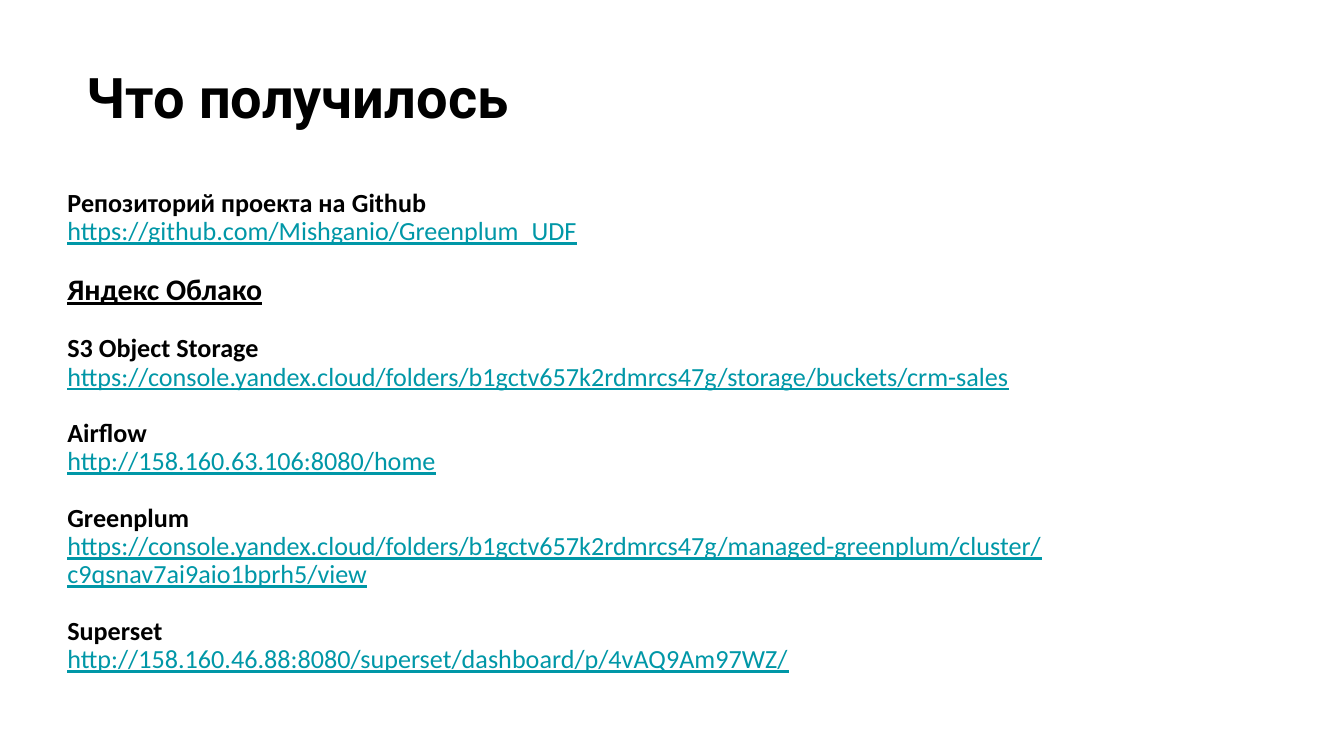
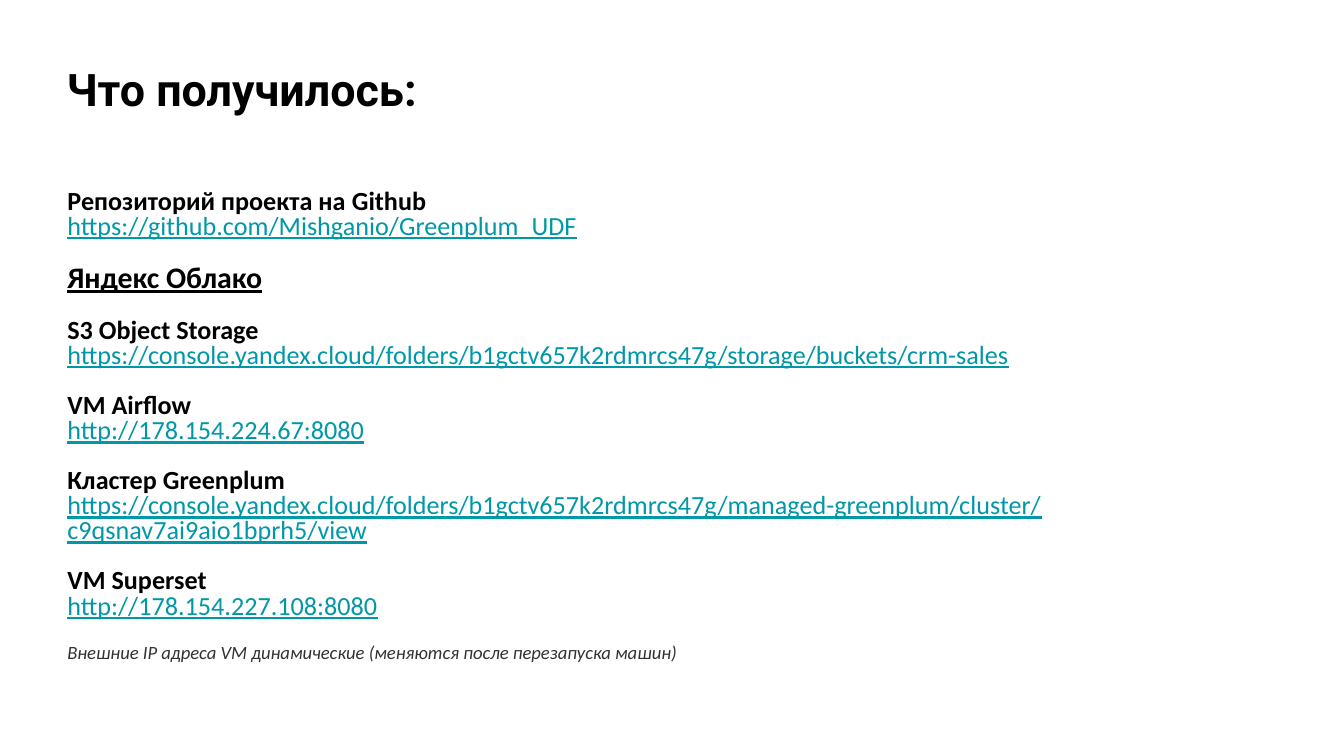
Before and after one commit to Mishganio/Greenplum_UDF, a slide deck: slide 6 of Slurm.pptx. Drawn at 1344x756 pixels with LibreOffice and Linux fonts; fonts in the diff are those of the drawing. Boxes give left, top, right and bottom in pixels: in the first picture for what was removed or moved away, otherwise in the second. Text is boxed around its words. In the diff, an @@ line names an element or a change of style, - is before the commit and + after.

```diff
--- a/Slurm.pptx
+++ b/Slurm.pptx
@@ title at (x1=67, y1=74, x2=417, y2=116): text changed; size 30 to 24 pt @@
-Что получилось
+Что получилось:
@@ text at (x1=67, y1=191, x2=1040, y2=544): line spacing 0.9 to 0.8 @@
@@ text at (x1=67, y1=395, x2=364, y2=493): text changed @@
-Airflow
-http://158.160.63.106:8080/home
-Greenplum
+VM Airflow
+http://178.154.224.67:8080
+Кластер Greenplum
@@ text at (x1=67, y1=572, x2=677, y2=662): text changed; size 14 to 10 pt; text colour #0097A7 to #333333; italic on @@
-Superset
-http://158.160.46.88:8080/superset/dashboard/p/4vAQ9Am97WZ/
+VM Superset
+http://178.154.227.108:8080
+Внешние IP адреса VM динамические (меняются после перезапуска машин)
```
Also in this commit, not shown: 11 other slides changed.
